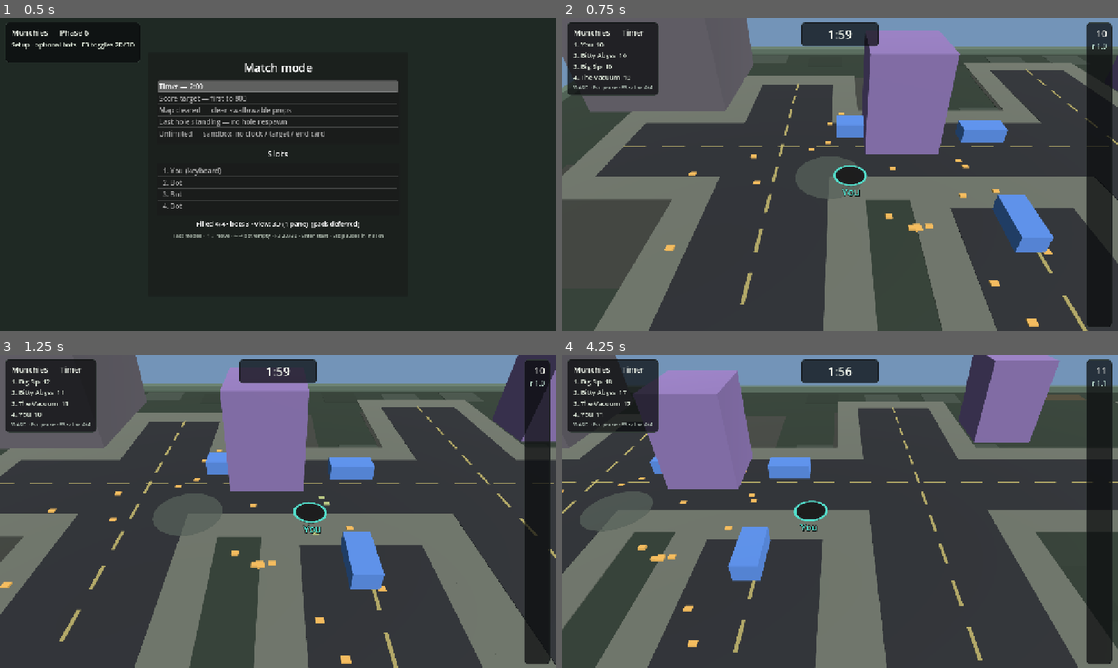
Above: before the commit, frames 1-4 (two rows, left to right).
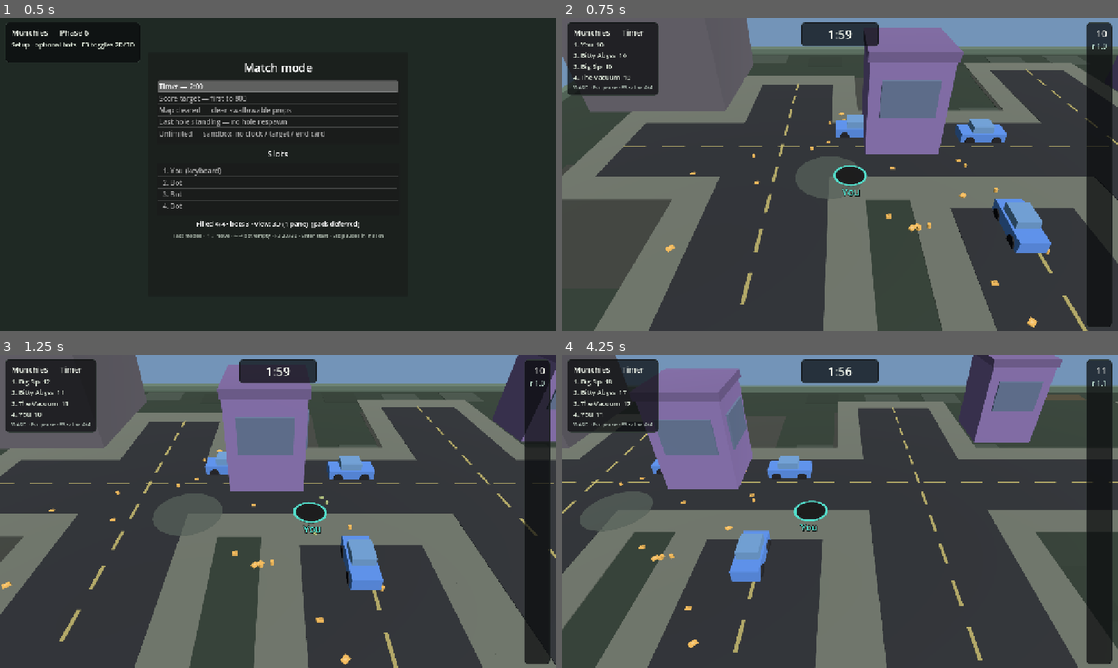
Above: after the commit, the same moments.

Repository: yelsayd/munchies
Game: Godot game, scene res://scenes/main.tscn
Same seed, same stepped clock (60 frames per second), same inputs: the game is played once before the commit and once after it.
Inputs:
- Up to frame 1 (0.5 s): no input
- Up to frame 2 (0.75 s): tap Enter (confirm) at 0.5, 0.6 s; hold D (move_right) from 0.53 s (still down)
- Up to frame 3 (1.25 s): keep holding D (move_right)
- Up to frame 4 (4.25 s): release D (move_right) at 1.28 s; hold S (move_down) 1.28-2.03 s; tap Tab at 1.35, 2.85 s; hold D (move_right) 2.03-2.78 s; tap Enter (confirm) at 2.1, 3.6 s; hold W (move_up) 2.78-3.53 s; hold A (move_left) from 3.53 s (still down)

Frame 1 is identical in both runs. In frame 2, 4.1% of the frame differs, in the area x 18-89%, y 3-99%; in frame 3, 3.4%; in frame 4, 4.9%, in the area x 0-90%, y 0-94%.

Commit message:
Procedural 3D props: cars, litter, and street clutter.
Replace flat colored boxes with composite meshes — cars get body,
cabin, and wheels; litter is bags/cans/scraps; street props are
benches, bins, and hydrants; buildings gain a roof and window band.

Co-authored-by: Yasser Elsayed <yelsayd@users.noreply.github.com>

Diff:
--- a/scripts/world_view_3d.gd
+++ b/scripts/world_view_3d.gd
@@ -32,7 +32,7 @@
 var _props_root: Node3D
 var _holes_root: Node3D
 var _tweens_root: Node3D
-var _prop_nodes: Dictionary = {} ## id -> MeshInstance3D
+var _prop_nodes: Dictionary = {} ## id -> Node3D (composite prop)
 var _hole_nodes: Dictionary = {} ## id -> Node3D (pit + ring)
 var _tween_nodes: Array = []
 var _mat_cache: Dictionary = {} ## Color key -> StandardMaterial3D
@@ -246,15 +246,19 @@
 		if not bool(prop["alive"]):
 			continue
 		seen[id] = true
-		var node: MeshInstance3D = _prop_nodes.get(id) as MeshInstance3D
+		var node: Node3D = _prop_nodes.get(id) as Node3D
+		# Rebuild legacy single-mesh props into composites.
+		if node != null and not bool(node.get_meta("composite", false)):
+			node.queue_free()
+			_prop_nodes.erase(id)
+			node = null
 		if node == null:
-			node = _make_prop_mesh(prop)
+			node = _make_prop_node(prop)
 			_props_root.add_child(node)
 			_prop_nodes[id] = node
 		_place_prop(node, prop, sim)
-		# Claim ring tint via modulate-like emission bump on material override when claimed.
 		var claimed: int = int(prop.get("claimed_by", -1))
-		_apply_claim_tint(node, prop, claimed, sim)
+		_apply_claim_tint(node, claimed, sim)
 
 	# Drop dead / missing props.
 	var drop: Array = []
@@ -321,7 +325,7 @@
 		var r: float = float(tw["radius"])
 		var tier: int = int(tw["tier"])
 		var fake := {
-			"id": 0,
+			"id": int(tw.get("prop_id", 0)),
 			"x": float(tw["x"]),
 			"y": float(tw["y"]),
 			"radius": r * scale_v,
@@ -333,10 +337,8 @@
 			"tip_dx": float(tw.get("tip_dx", 1.0)),
 			"tip_dy": float(tw.get("tip_dy", 0.0)),
 		}
-		var node := _make_prop_mesh(fake)
-		var col: Color = TIER_COLORS.get(tier, Color.WHITE) as Color
-		col.a = alpha
-		node.material_override = _mat(col, true)
+		var node := _make_prop_node(fake)
+		_apply_prop_alpha(node, alpha)
 		_tweens_root.add_child(node)
 		var drop: float = float(tw.get("drop", 0.0))
 		# Freeze XZ; tip pose + fall straight down (no slide toward hole center).
@@ -348,36 +350,134 @@
 		_tween_nodes.append(node)
 
 
-func _make_prop_mesh(prop: Dictionary) -> MeshInstance3D:
+func _make_prop_node(prop: Dictionary) -> Node3D:
+	## Procedural stand-ins (no external GLBs): litter / street / car / building.
+	var root := Node3D.new()
+	root.set_meta("composite", true)
 	var tier: int = int(prop["tier"])
 	var r: float = float(prop["radius"])
 	var col: Color = TIER_COLORS.get(tier, Color.WHITE) as Color
+	var prop_id: int = int(prop.get("id", 0))
 	match tier:
 		0:
-			# Litter scrap
-			return _make_box(Vector3.ZERO, Vector3(r * 1.6, r * 0.6, r * 1.2), col)
+			_build_litter(root, r, col, prop_id)
 		1:
-			# Street prop / bin
-			return _make_cylinder(Vector3.ZERO, r * 0.7, r * 1.6, col)
+			_build_street_prop(root, r, col, prop_id)
 		2:
-			# Car body
-			return _make_box(Vector3.ZERO, Vector3(r * 2.4, r * 0.9, r * 1.15), col)
+			_build_car(root, r, col)
 		3:
-			# Building
-			return _make_box(Vector3.ZERO, Vector3(r * 1.6, r * 2.2, r * 1.6), col)
+			_build_building(root, r, col, false)
 		_:
-			# City block
-			return _make_box(Vector3.ZERO, Vector3(r * 1.8, r * 2.8, r * 1.8), col)
+			_build_building(root, r, col, true)
+	return root
+
+
+func _add_prop_part(root: Node3D, part: MeshInstance3D, base_col: Color) -> void:
+	part.set_meta("base_color", base_col)
+	part.material_override = _mat(base_col)
+	root.add_child(part)
+
+
+func _build_litter(root: Node3D, r: float, col: Color, prop_id: int) -> void:
+	var kind: int = abs(prop_id) % 3
+	match kind:
+		0:
+			# Chip bag / wrapper — flat diamond slab
+			var bag := _make_box(Vector3.ZERO, Vector3(r * 1.5, r * 0.35, r * 1.1), col)
+			bag.rotation.y = PI * 0.25
+			_add_prop_part(root, bag, col)
+			var shine := _make_box(Vector3(0.0, r * 0.12, 0.0), Vector3(r * 0.55, r * 0.12, r * 0.4), col.lightened(0.25))
+			shine.rotation.y = PI * 0.25
+			_add_prop_part(root, shine, col.lightened(0.25))
+		1:
+			# Bottle / can
+			var can := _make_cylinder(Vector3.ZERO, r * 0.45, r * 1.5, col)
+			_add_prop_part(root, can, col)
+			var rim := _make_cylinder(Vector3(0.0, r * 0.55, 0.0), r * 0.38, r * 0.22, col.lightened(0.2))
+			_add_prop_part(root, rim, col.lightened(0.2))
+		_:
+			# Crumpled scrap
+			_add_prop_part(root, _make_box(Vector3.ZERO, Vector3(r * 1.2, r * 0.5, r * 0.9), col), col)
+			_add_prop_part(
+				root,
+				_make_box(Vector3(r * 0.25, r * 0.2, -r * 0.15), Vector3(r * 0.7, r * 0.35, r * 0.55), col.darkened(0.12)),
+				col.darkened(0.12)
+			)
+
+
+func _build_street_prop(root: Node3D, r: float, col: Color, prop_id: int) -> void:
+	var kind: int = abs(prop_id) % 3
+	var dark: Color = col.darkened(0.22)
+	match kind:
+		0:
+			# Bench: seat + back + legs
+			_add_prop_part(root, _make_box(Vector3(0.0, -r * 0.15, 0.0), Vector3(r * 2.1, r * 0.28, r * 0.7), col), col)
+			_add_prop_part(root, _make_box(Vector3(0.0, r * 0.35, -r * 0.28), Vector3(r * 2.1, r * 0.7, r * 0.18), col), col)
+			_add_prop_part(root, _make_box(Vector3(-r * 0.75, -r * 0.55, 0.1), Vector3(r * 0.22, r * 0.7, r * 0.55), dark), dark)
+			_add_prop_part(root, _make_box(Vector3(r * 0.75, -r * 0.55, 0.1), Vector3(r * 0.22, r * 0.7, r * 0.55), dark), dark)
+		1:
+			# Trash bin
+			_add_prop_part(root, _make_cylinder(Vector3.ZERO, r * 0.7, r * 1.55, col), col)
+			_add_prop_part(root, _make_cylinder(Vector3(0.0, r * 0.72, 0.0), r * 0.78, r * 0.22, dark), dark)
+			_add_prop_part(
+				root,
+				_make_box(Vector3(0.0, r * 0.1, 0.0), Vector3(r * 0.55, r * 0.45, r * 0.12), Color(0.12, 0.12, 0.14)),
+				Color(0.12, 0.12, 0.14)
+			)
+		_:
+			# Fire hydrant / bollard
+			_add_prop_part(root, _make_cylinder(Vector3(0.0, -r * 0.15, 0.0), r * 0.55, r * 1.1, col), col)
+			_add_prop_part(root, _make_cylinder(Vector3(0.0, r * 0.55, 0.0), r * 0.35, r * 0.45, col.lightened(0.1)), col.lightened(0.1))
+			_add_prop_part(root, _make_box(Vector3(r * 0.55, r * 0.15, 0.0), Vector3(r * 0.45, r * 0.28, r * 0.28), col), col)
+			_add_prop_part(root, _make_box(Vector3(-r * 0.55, r * 0.15, 0.0), Vector3(r * 0.45, r * 0.28, r * 0.28), col), col)
+
+
+func _build_car(root: Node3D, r: float, col: Color) -> void:
+	## Body + cabin glass + four wheels. Length along local X (yaw faces the road).
+	var body_col: Color = col
+	var cabin_col := Color(0.45, 0.62, 0.78).lerp(col, 0.25)
+	var wheel_col := Color(0.12, 0.12, 0.14)
+	var trim := col.darkened(0.2)
+	# Lower body
+	_add_prop_part(root, _make_box(Vector3(0.0, -r * 0.12, 0.0), Vector3(r * 2.5, r * 0.55, r * 1.15), body_col), body_col)
+	# Cabin / glass
+	_add_prop_part(root, _make_box(Vector3(-r * 0.05, r * 0.32, 0.0), Vector3(r * 1.15, r * 0.42, r * 0.95), cabin_col), cabin_col)
+	# Hood / trunk dark strips
+	_add_prop_part(root, _make_box(Vector3(r * 0.85, r * 0.05, 0.0), Vector3(r * 0.55, r * 0.12, r * 1.0), trim), trim)
+	_add_prop_part(root, _make_box(Vector3(-r * 0.95, r * 0.02, 0.0), Vector3(r * 0.4, r * 0.1, r * 1.0), trim), trim)
+	# Wheels (axle along Z)
+	for xz in [
+		Vector3(r * 0.75, -r * 0.32, r * 0.52),
+		Vector3(r * 0.75, -r * 0.32, -r * 0.52),
+		Vector3(-r * 0.75, -r * 0.32, r * 0.52),
+		Vector3(-r * 0.75, -r * 0.32, -r * 0.52),
+	]:
+		var wheel := _make_cylinder(xz, r * 0.28, r * 0.22, wheel_col)
+		wheel.rotation.x = PI * 0.5
+		_add_prop_part(root, wheel, wheel_col)
+
+
+func _build_building(root: Node3D, r: float, col: Color, is_block: bool) -> void:
+	var w: float = r * (1.8 if is_block else 1.6)
+	var h: float = r * (2.8 if is_block else 2.2)
+	_add_prop_part(root, _make_box(Vector3.ZERO, Vector3(w, h, w), col), col)
+	# Roof cap
+	var roof := col.darkened(0.18)
+	_add_prop_part(root, _make_box(Vector3(0.0, h * 0.48, 0.0), Vector3(w * 1.05, h * 0.08, w * 1.05), roof), roof)
+	# Window band
+	var glass := Color(0.35, 0.45, 0.55).lerp(col, 0.2)
+	_add_prop_part(root, _make_box(Vector3(0.0, h * 0.1, w * 0.51), Vector3(w * 0.7, h * 0.35, w * 0.04), glass), glass)
+	_add_prop_part(root, _make_box(Vector3(w * 0.51, h * 0.1, 0.0), Vector3(w * 0.04, h * 0.35, w * 0.7), glass), glass)
 
 
 func _prop_height(tier: int, r: float) -> float:
 	match tier:
 		0:
-			return r * 0.6
+			return r * 0.7
 		1:
 			return r * 1.6
 		2:
-			return r * 0.9
+			return r * 0.95 ## body + cabin
 		3:
 			return r * 2.2
 		_:
@@ -403,7 +503,7 @@
 	return facing
 
 
-func _place_prop(node: MeshInstance3D, prop: Dictionary, sim: MunchiesSim) -> void:
+func _place_prop(node: Node3D, prop: Dictionary, sim: MunchiesSim) -> void:
 	var r: float = float(prop["radius"])
 	var tier: int = int(prop["tier"])
 	var h: float = _prop_height(tier, r)
@@ -418,7 +518,7 @@
 	node.rotation = Vector3(0.0, face_yaw, 0.0)
 
 
-func _place_prop_tipped(node: MeshInstance3D, prop: Dictionary, height: float, face_yaw: float = 0.0) -> void:
+func _place_prop_tipped(node: Node3D, prop: Dictionary, height: float, face_yaw: float = 0.0) -> void:
 	## Tip toward the hole while keeping the mesh on the ground.
 	## Cars keep road yaw so a vertical car doesn't snap 90° when tip starts.
 	var dims: Vector2 = MunchiesSim.prop_tip_dims(prop)
@@ -452,15 +552,30 @@
 	node.transform = Transform3D(basis, mesh_center)
 
 
-func _apply_claim_tint(node: MeshInstance3D, prop: Dictionary, claimed: int, sim: MunchiesSim) -> void:
-	var col: Color = TIER_COLORS.get(int(prop["tier"]), Color.WHITE) as Color
+func _apply_claim_tint(node: Node3D, claimed: int, sim: MunchiesSim) -> void:
+	var ring := Color.WHITE
+	var use_ring := false
 	if claimed != -1:
 		var claimer: Dictionary = sim.hole_by_id(claimed)
 		if not claimer.is_empty():
 			var slot: int = int(claimer.get("slot", 0))
-			var ring: Color = MunchiesSim.HOLE_RING_COLORS[clampi(slot, 0, MunchiesSim.HOLE_RING_COLORS.size() - 1)]
-			col = col.lerp(ring, 0.35)
-	node.material_override = _mat(col)
+			ring = MunchiesSim.HOLE_RING_COLORS[clampi(slot, 0, MunchiesSim.HOLE_RING_COLORS.size() - 1)]
+			use_ring = true
+	for child in node.get_children():
+		if child is MeshInstance3D:
+			var mi: MeshInstance3D = child
+			var base: Color = mi.get_meta("base_color", Color.WHITE) as Color
+			var col: Color = base.lerp(ring, 0.35) if use_ring else base
+			mi.material_override = _mat(col)
+
+
+func _apply_prop_alpha(node: Node3D, alpha: float) -> void:
+	for child in node.get_children():
+		if child is MeshInstance3D:
+			var mi: MeshInstance3D = child
+			var base: Color = mi.get_meta("base_color", Color.WHITE) as Color
+			base.a = alpha
+			mi.material_override = _mat(base, true)
 
 
 func _make_hole_node(hole: Dictionary) -> Node3D:
--- a/sim/sim.gd
+++ b/sim/sim.gd
@@ -561,7 +561,7 @@
 		1:
 			return Vector2(r * 1.4, r * 1.6)
 		2:
-			return Vector2(r * 2.4, r * 0.9) ## car body length × height
+			return Vector2(r * 2.5, r * 0.95) ## car length × body+cabin height
 		3:
 			return Vector2(r * BUILDING_WIDTH_MULT, r * BUILDING_HEIGHT_MULT)
 		_:
